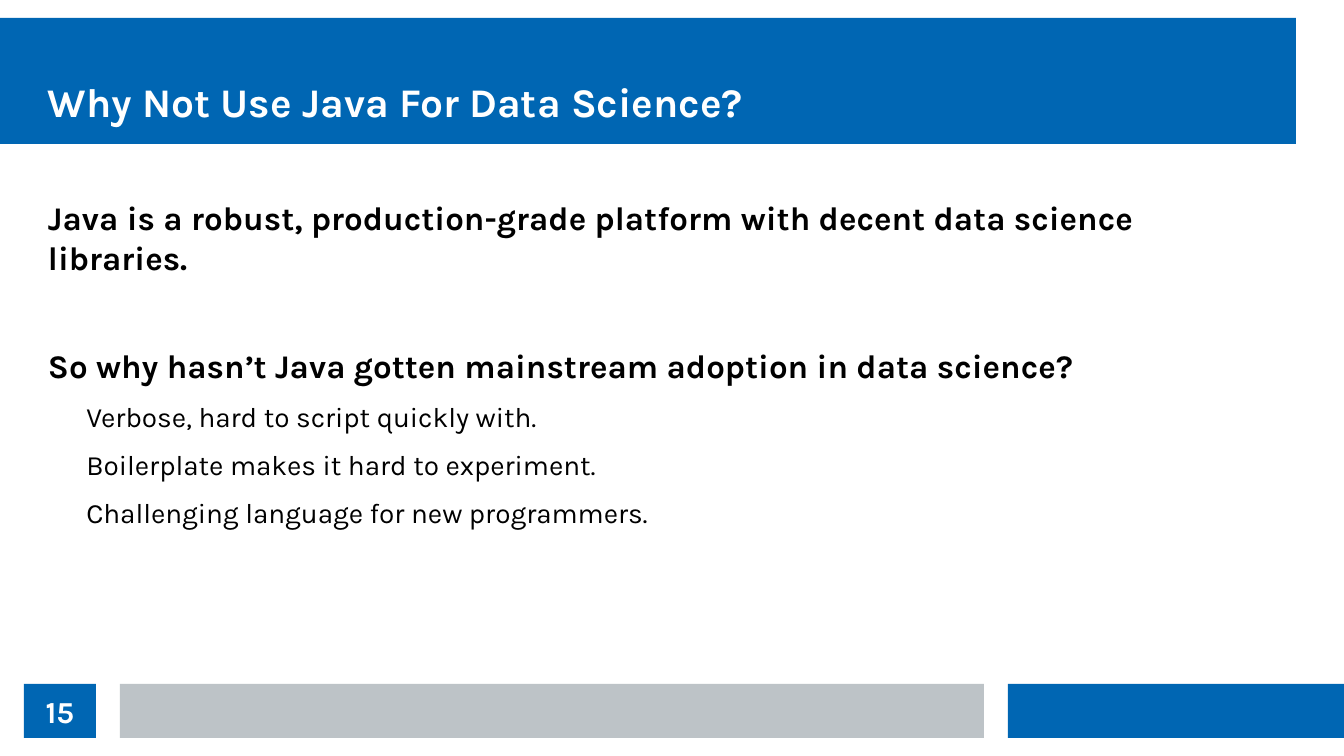
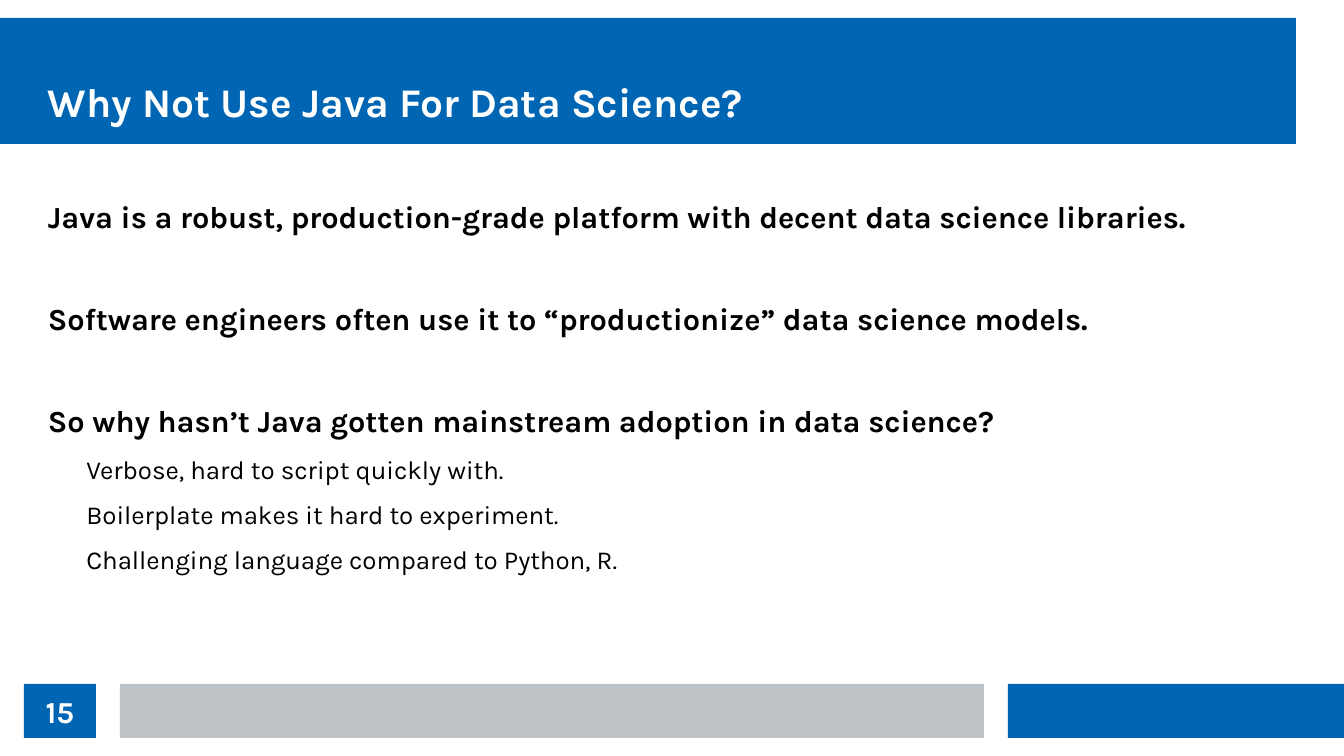
Before and after one commit to thomasnield/kotlin_data_science_talk_ChicagoJUG, a slide deck: slide 15 of kotlin_data_science_talk_chijug_slides.odp. Drawn at 1344x756 pixels with LibreOffice and Linux fonts; fonts in the diff are those of the drawing. Boxes give left, top, right and bottom in pixels: in the first picture for what was removed or moved away, otherwise in the second. Text is boxed around its words. In the diff, an @@ line names an element or a change of style, - is before the commit and + after.

Commit message:
wip

```diff
--- a/kotlin_data_science_talk_chijug_slides.odp
+++ b/kotlin_data_science_talk_chijug_slides.odp
@@ text at (x1=48, y1=206, x2=1186, y2=530): size 19.5 to 18 pt in "Java is a robust, production-grade platform with ...", "So why hasn’t Java gotten mainstream adoption ..."; size 16.5 to 15.3 pt in "Verbose, hard to script quickly with.", "Boilerplate makes it hard to experiment." @@
@@ text at (x1=48, y1=308, x2=1088, y2=338): paragraph added @@
+Software engineers often use it to “productionize” data science models.
@@ text at (x1=86, y1=551, x2=617, y2=576): text changed; size 16.5 to 15.3 pt @@
-  Challenging language for new programmers.
+  Challenging language compared to Python, R.
```
Also in this commit, not shown: 1 other slide changed, 4 slides added, 1 slide removed.
